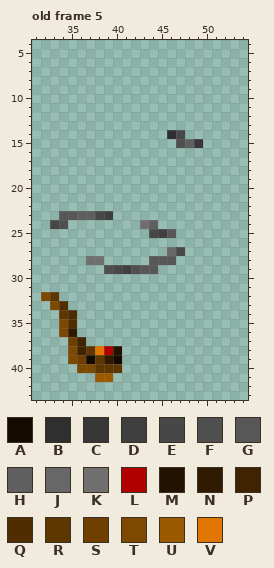
One commit to this animated GIF sprite: the-pad/Mouth/smokingPipe2.gif. Above is the file before it was changed.
The file is 64x64 pixels, 14 frames. Colours within 5 levels of each other are drawn and written as one. Shown: old frame 5: x 31..54, y 4..43.
Palette (. is transparent): A #130a00  B #2f2f2f  C #373737  D #3f3f3f  E #474747  F #4f4f4f  G #575757  H #5f5f5f  J #676767  K #6f6f6f  L #b10000  M #221300  N #311b00  P #402400  Q #4f2d00  R #5e3600  S #6e3f00  T #7d4800  U #9c5a00  V #e07500
Pixels before, old frame 5, first column x 32:
14 ..............BE..
15 ...............FHC
16 ..................
17 ..................
18 ..................
19 ..................
20 ..................
21 ..................
22 ..................
23 ..GGHHED..........
24 .EF........KH.....
25 ............EDG...
26 ..................
27 ..............JE..
28 .....KK.....GGG...
29 .......FEDFGG.....
30 ..................
31 ..................
32 TR................
33 .TQ...............
34 ..RQ..............
35 ..TQ..............
36 ..TN..............
37 ...SP.............
38 ...TPRVLM.........
39 ...TSARNA.........
40 ....TTRRR.........
41 ......UU..........
The same view after the edit:
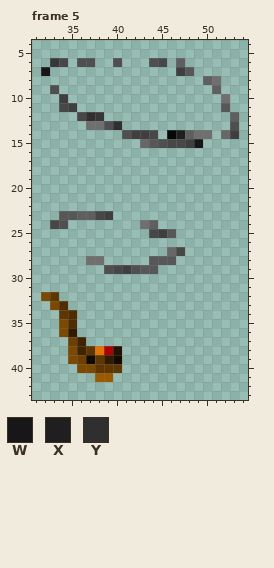
Colours new in this view: W #171717  X #1f1f1f  Y #2f2f2f
A new or re-ordered frame is compared with the old frame closest to it.
The edit:
frames 14 -> 15
colour B: #2f2f2f -> #070707
Frame 5 is new; against old frame 5:
y 6: x 33..34 .. -> CE; x 36..37 .. -> FF; x 40 . -> F; x 44..45 .. -> FE; x 47 . -> H
y 7: x 32 . -> W; x 47..48 .. -> DG
y 8: x 50..51 .. -> HK
y 9: x 33 . -> F; x 51 . -> H
y 10: x 34 . -> D; x 52 . -> K
y 11: x 34..35 .. -> ED; x 52 . -> G
y 12: x 36..38 ... -> EYC; x 53 . -> H
y 13: x 37..40 .... -> KKFY; x 53 . -> F
y 14: x 41..44 .... -> FDDE; x 47..50 E... -> XHKK; x 52..53 .. -> JD
y 15: x 43..49 ....FHC -> JGFEEDW
